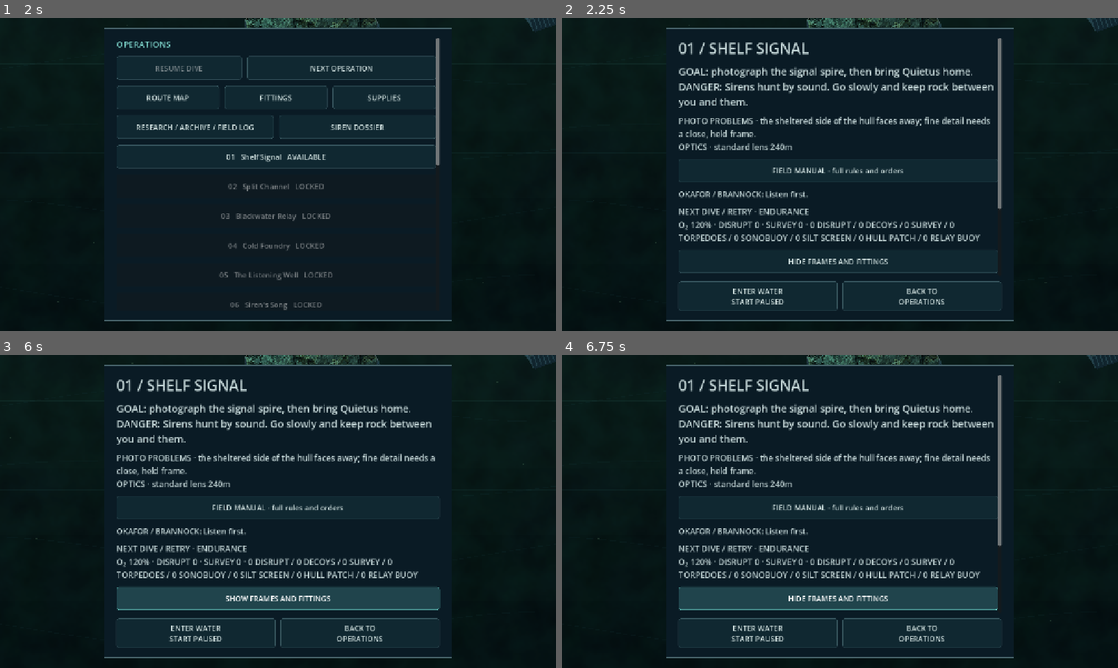
Above: before the commit, frames 1-4 (two rows, left to right).
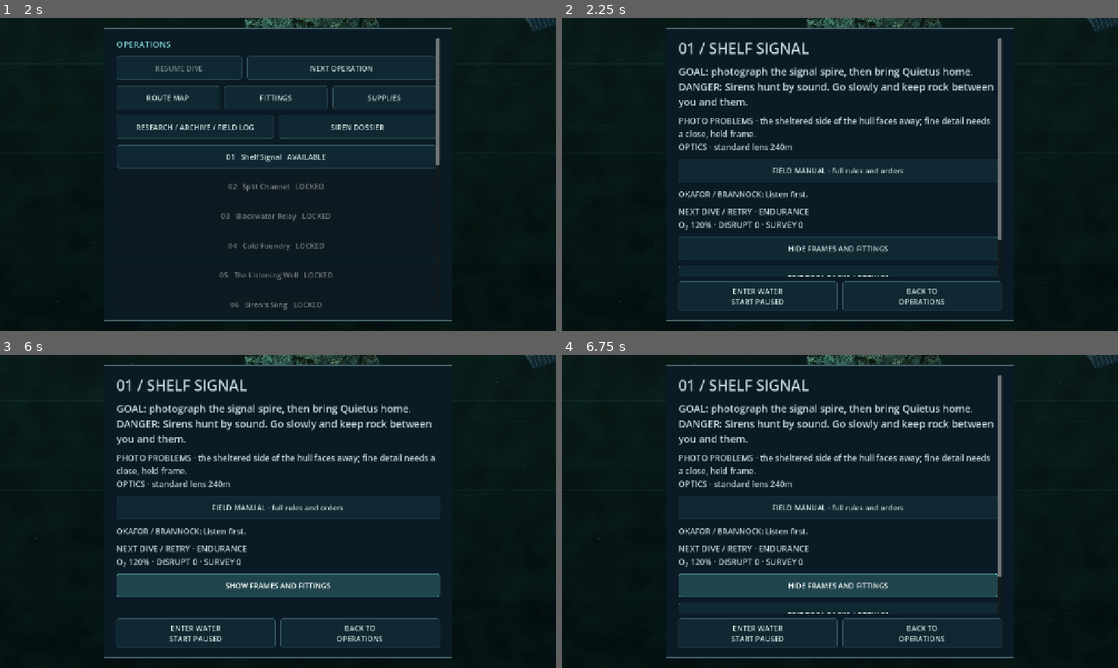
Above: after the commit, the same moments.

Repository: pemunson90-cmd/Siren-s-Song
Game: Godot game, scene res://scenes/main.tscn
The game is run twice, just before and just after one commit, with the same random seed, the same clock (stepped at 60 frames per second) and the same inputs. Sound files missing from this copy of the repository are replaced by a short silence.
Inputs:
- Up to frame 1 (2 s): click "START GAME" at 0.5 s; click "CAMPAIGN" at 1.25 s
- Up to frame 2 (2.25 s): click "NEXT OPERATION" at 2 s
- Up to frame 3 (6 s): click "BACK TO OPERATIONS" at 2.75 s; click "NEXT OPERATION" at 3.5 s; click "FIELD MANUAL · full rules and…" at 4.25 s; click "BACK TO BRIEFING" at 5 s; click "HIDE FRAMES AND FITTINGS" at 5.75 s
- Up to frame 4 (6.75 s): click "SHOW FRAMES AND FITTINGS" at 6.5 s

Frame 1 is identical in both runs. In frame 2, 1.6% of the frame differs, in the area x 21-79%, y 60-83%; in frame 3, 5.6%; in frame 4, 5.7%.

Commit message:
Keep tool preparation concise and equip established UI journeys

Diff:
--- a/game/src/presentation/flow/campaign_flow.gd
+++ b/game/src/presentation/flow/campaign_flow.gd
@@ -39,12 +39,12 @@
 	host._menu_text("Field records remain reviewable after loss or abandonment. Only successful extraction advances the campaign.",14)
 	var stock=host._loadout_stock(host.upgrade)
 	host._menu_text("NEXT DIVE / RETRY · %s\nO₂ %d%% · DISRUPT %d · SURVEY %d"%[host.upgrade.to_upper(),stock[0],preload("res://src/equipment/tool_racks.gd").total(host.tool_racks,"emp"),preload("res://src/equipment/tool_racks.gd").total(host.tool_racks,"recon")],15)
-	var rows=["COMPARE: O₂ / FREE DISRUPT ALLOWANCE / FREE SURVEY ALLOWANCE"]
+	var rows=["COMPARE: O₂ / DISRUPT / SURVEY"]
 	for choice in ["endurance","disruption","survey"]:
 		var supplies=host._loadout_stock(choice)
 		rows.append("%s · %d%% / %d / %d"%[choice.to_upper(),supplies[0],supplies[1],supplies[2]])
 	host._menu_text("\n".join(rows),14)
-	host._menu_text("FREE TOOL ALLOWANCES: 3 DECOYS / 2 TORPEDOES\nLoad tool charges in Fittings; they use cargo and spend winch space.\nFLEET: 2 DRONES SUPPLIED\nDISRUPT: 12s / SURVEY: 8s, audible",14)
+	host._menu_text("FREE TOOLS: 3 DECOYS / 2 TORPEDOES; 2 DRONES\nDISRUPT: 12s / SURVEY: 8s, audible",14)
 	host._button(host.panel_box,"CYCLE LOADOUT · endurance / disruption / survey",host._cycle_loadout,"loadout")
 	host._button(host.panel_box,"AUDIO / SETTINGS",host._settings_menu,"settings")
 	preload("res://src/presentation/ops_home/ops_home.gd").arrange(host)
@@ -101,11 +101,10 @@
 	var fit_start=host.panel_box.get_child_count()
 	if not host._campaign_pristine() and not EconomyPanel.briefing_line(host).is_empty():host._menu_text(EconomyPanel.briefing_line(host),14)
 	preload("res://src/presentation/crew/crew_view.gd").briefing(host,index)
-	host._menu_text("NEXT DIVE / RETRY · %s\nO₂ %d%% · DISRUPT %d · SURVEY %d · %s"%[host.upgrade.to_upper(),stock[0],preload("res://src/equipment/tool_racks.gd").total(host.tool_racks,"emp"),preload("res://src/equipment/tool_racks.gd").total(host.tool_racks,"recon"),preload("res://src/presentation/tool_racks_view.gd").stock(host)],17)
+	host._menu_text("NEXT DIVE / RETRY · %s\nO₂ %d%% · DISRUPT %d · SURVEY %d"%[host.upgrade.to_upper(),stock[0],preload("res://src/equipment/tool_racks.gd").total(host.tool_racks,"emp"),preload("res://src/equipment/tool_racks.gd").total(host.tool_racks,"recon")],17)
 	# Frames open after the first dive; recovered fittings appear once earned. A toggle folds them away.
 	if not compact:fit_start=host.panel_box.get_child_count()
 	# Keep the first briefing focused; fit details stay available in its existing optional fold.
-	host._menu_text(preload("res://src/presentation/tool_racks_view.gd").summary(host),14)
 	host._button(host.panel_box,"EDIT TOOL RACKS / FITTINGS",host._show_fittings,"edit_racks")
 	FitSurface.summary(host,host._equipment_context())
 	var fold_control:Button=null
--- a/game/tests/acoustic_ui_scenarios.gd
+++ b/game/tests/acoustic_ui_scenarios.gd
@@ -2,6 +2,9 @@
 static func rows(game) -> Array:
 	return game.ocean.acoustic_rows() if game.ocean.has_method("acoustic_rows") else []
 static func run(t,game) -> void:
+	# This instrument scenario explicitly equips the charge whose lifetime it observes.
+	game.tool_racks=preload("res://src/equipment/tool_racks.gd").empty()
+	game.tool_racks.quietus.decoy=1
 	game._start_mission(0); game.sim.command("decoy"); game.sim.command("select",{"unit":1}); game.sim.command("route",{"point":Vector2(500,700)}); game._refresh()
 	var lines=rows(game)
 	t.check(lines.any(func(line):return "DECOY" in line and "15s" in line),"persistent chart instrument retains decoy countdown after route message overwrites launch")
--- a/game/tests/campaign_ui_scenarios.gd
+++ b/game/tests/campaign_ui_scenarios.gd
@@ -3,6 +3,9 @@
 static func run(t,game) -> void:
 	game.completed=[]; game.unlocked=0; game.upgrade="disruption"
 	for id in 6:
+		# These established routes spend finite diversions; explicitly fit their stock.
+		game.tool_racks=preload("res://src/equipment/tool_racks.gd").empty()
+		game.tool_racks.quietus={"emp":3,"decoy":3,"recon":2,"knock":2}
 		game._briefing(id); await t.process_frame
 		var begin
 		for child in game.panel_box.get_children()+game.menu_footer.get_children():
--- a/game/tests/depth_policy_ui_tests.gd
+++ b/game/tests/depth_policy_ui_tests.gd
@@ -102,7 +102,10 @@
   for active in [false,true]:
    var g=load("res://scenes/main.tscn").instantiate();g.set_script(load("res://tests/density_main.gd"));g.store.path="user://depth-policy-touch-%d-%s.save"%[shape.x,str(active)]
    if shape.x==2520:g.fixture_safe_area=Rect2(136,0,2384,1080)
-   root.add_child(g);await settle();g.set_process(false);g._start_mission(0);await settle()
+   root.add_child(g);await settle();g.set_process(false)
+   # The active-scout route spends two finite Disrupt charges through touch orders.
+   g.tool_racks=preload("res://src/equipment/tool_racks.gd").empty();g.tool_racks.quietus.emp=2
+   g._start_mission(0);await settle()
    await journey(g,active,shape)
    g.queue_free();await settle()
  print("DEPTH POLICY UI CHECKS ",checks," FAILURES ",failures);quit(1 if failures else 0)
--- a/game/tests/loadout_ui_tests.gd
+++ b/game/tests/loadout_ui_tests.gd
@@ -27,10 +27,16 @@
 		if c is Label or c is Button:text+=c.text+"\n"
 	return text
 func stock(s):return "O₂ %d%% · DISRUPT %d · SURVEY %d"%[s.oxygen,s.tools.emp,s.tools.recon]
+# Explicit loading keeps this test about selected stock, launch and resume,
+# while the default templates preserve winch room rather than granting tools.
+func load_tools(host):
+	var Tools=preload("res://src/equipment/field_tools.gd")
+	host.tool_racks=preload("res://src/equipment/tool_racks.gd").empty()
+	for id in Tools.ids():host.tool_racks.quietus[id]=Tools.loadout_count(id,host.upgrade)
 func run():
 	root.size=Vector2i(1280,720);await settle()
 	game=load("res://scenes/main.tscn").instantiate();game.capture_scenario="loadout-test";game.store.path="user://test-loadout-ui.save";root.add_child(game);await settle();game.set_process(false)
-	game.upgrade="endurance";game._start_mission(0)
+	game.upgrade="endurance";load_tools(game);game._start_mission(0)
 	game.sim.command("emp");game.sim.command("recon");game.sim.command("route",{"point":Vector2(300,800)});game.sim.paused=true
 	var active=game.sim.snapshot();game._show_campaign();await settle()
 	await click(button("launch_details"))
@@ -38,6 +44,8 @@
 	for choice in ["endurance","disruption","survey"]:
 		var s=load("res://src/simulation/simulation.gd").new();s.start(0,choice);starts[choice]=s
 	for choice in ["endurance","disruption","survey"]:
+		load_tools(game);game._show_campaign();await settle()
+		if not game.get_meta("ops_home_details_open",false):await click(button("launch_details"))
 		check(game.upgrade==choice,"genuine cycle input reaches "+choice)
 		var text=copy();var expected=stock(starts[choice])
 		check("NEXT DIVE / RETRY" in text and choice.to_upper() in text and expected in text,"selected "+choice+" starting stock is advertised before launch")
@@ -45,7 +53,7 @@
 			var s=starts[option];var row="%s · %d%% / %d / %d"%[option.to_upper(),s.oxygen,s.tools.emp,s.tools.recon]
 			check("O₂ / DISRUPT / SURVEY" in text and row in text,"comparison exposes actual "+option+" stock while "+choice+" selected")
 		var ordinary=starts[choice];var drones=ordinary.units.slice(1).filter(func(u):return u.alive).size()
-		check(("%d DECOYS"%ordinary.tools.decoy) in text and ("%d DRONES"%drones) in text,"common equipment matches actual start while "+choice+" selected")
+		check("FREE TOOLS:" in text and ("%d DECOYS"%ordinary.tools.decoy) in text and ("%d DRONES"%drones) in text,"common equipment matches actual start while "+choice+" selected")
 		check(button("resume")!=null and button("resume").text.begins_with("RESUME DIVE") and game.sim.snapshot()==active,"selection explains active equipment preservation")
 		check(game.sim.snapshot()==active,"cycling next-dive choice preserves spent resources and paused route")
 		print("CHOICE ",choice," expected=",expected," active=",game.sim.tools," labels=",text)
@@ -65,7 +73,7 @@
 		root.size=dimensions;await settle()
 		var dense=load("res://scenes/main.tscn").instantiate();dense.set_script(load("res://tests/density_main.gd"));dense.capture_scenario="loadout-density";dense.store.path="user://test-loadout-density.save"
 		if dimensions.x==2520:dense.fixture_safe_area=Rect2(136,0,2384,1080)
-		root.add_child(dense);dense.set_process(false);await settle();dense.upgrade="survey";dense._start_mission(0);dense._show_campaign();await settle()
+		root.add_child(dense);dense.set_process(false);await settle();dense.upgrade="survey";load_tools(dense);dense._start_mission(0);dense._show_campaign();await settle()
 		var original_game=game;game=dense;await click(button("launch_details"));game=original_game
 		dense.scroll.scroll_vertical=100000;await settle()
 		var area=dense.scroll.get_global_rect();var selected=false;var comparison=false
